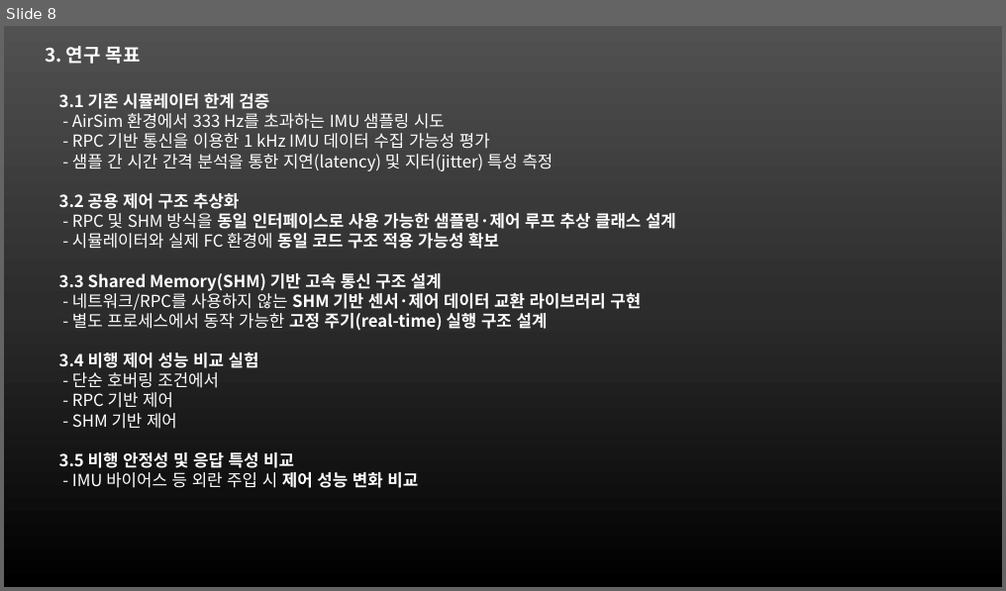
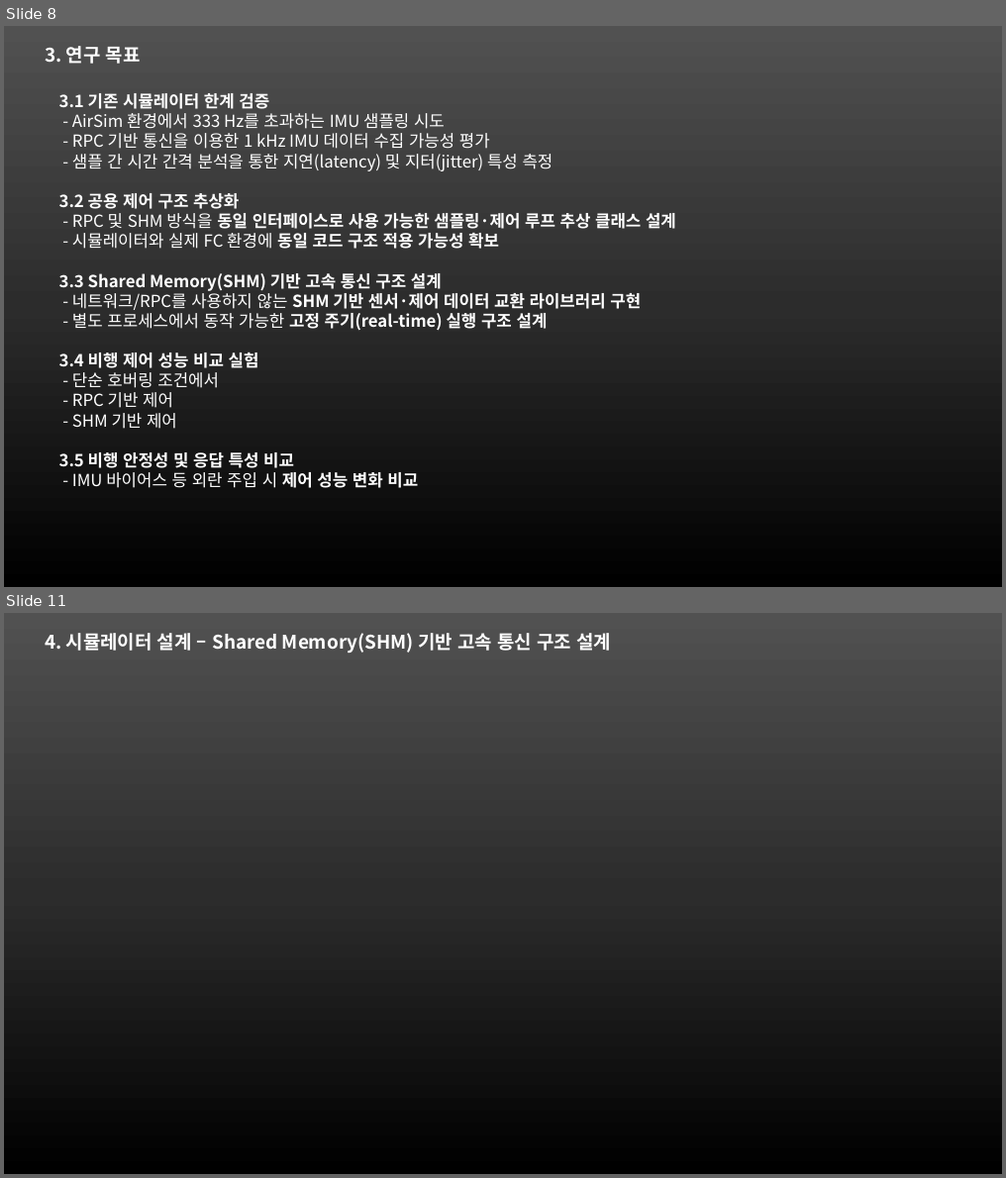
Before and after one commit to noztosky/sim25, a slide deck: x_memory/docs2/논문연구I-발표자료.pptx. Shown one above the other, each under a label of ours: slide 8 before the commit, slides 8 and 11 after it; the slides between them are not shown. The pictures are 1006x591 and 1006x1178 pixels, drawn with LibreOffice and Linux fonts; fonts in the diff are those of the drawing. Boxes give left, top, right and bottom in pixels: in the first picture for what was removed or moved away, otherwise in the second. Text is boxed around its words. In the diff, an @@ line names an element or a change of style, - is before the commit and + after.

```diff
--- a/x_memory/docs2/논문연구I-발표자료.pptx
+++ b/x_memory/docs2/논문연구I-발표자료.pptx
@@ slide 11 added at <box>4,613,1002,1174</box>, background gradient #515151 to #2E2E2E to #000000 @@
@@ text added at <box>45,633,611,653</box>, 18 pt, text #FFFFFF, bold @@
+4. 시뮬레이터 설계 – Shared Memory(SHM) 기반 고속 통신 구조 설계
```
Also in this commit, not shown: 1 slide changed, 1 other slide added.
